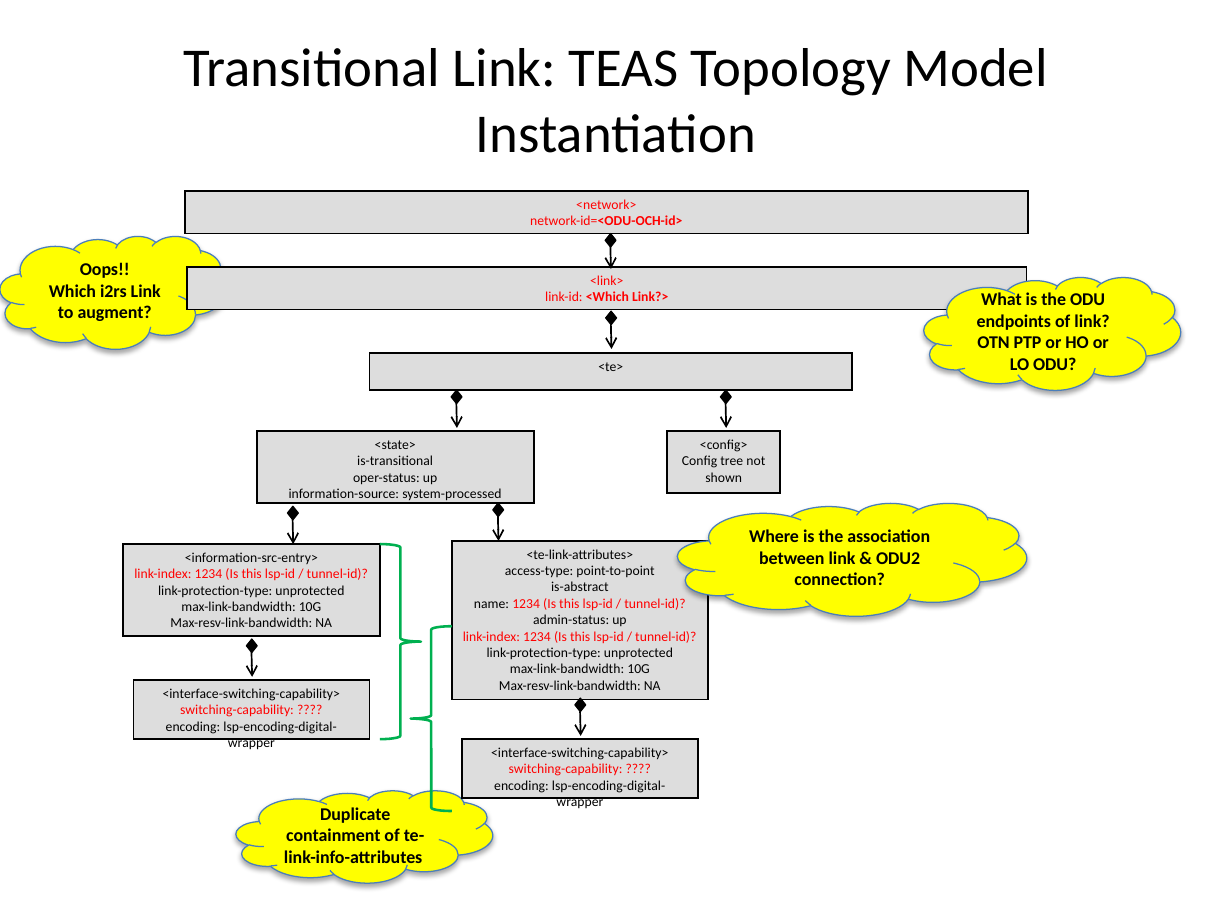
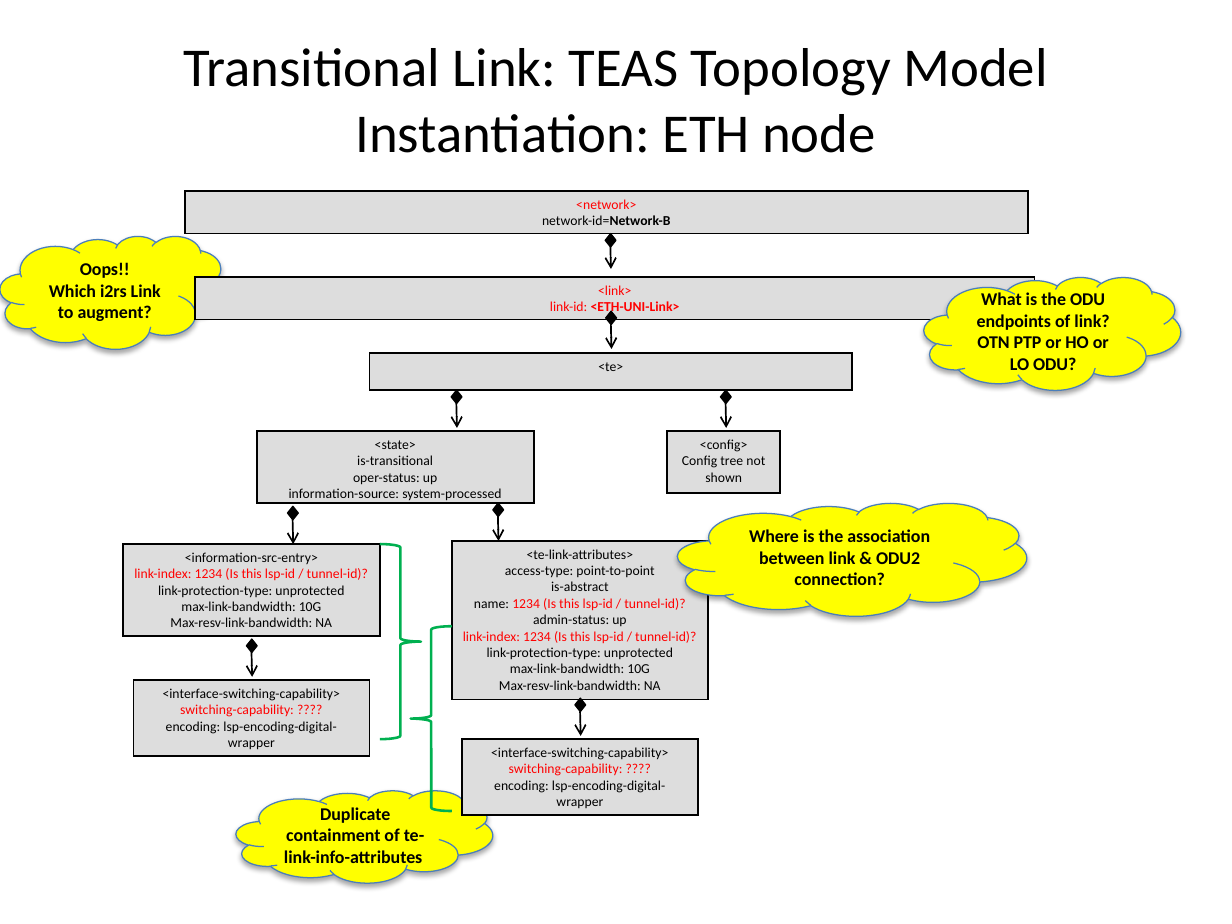
Before and after one commit to TransportModels/IETF-Transport-Modeling, a slide deck: slide 15 of Transport-UseCases/UC#2_P2P_SingleProvider_MultiLayerTopology.pptx (slide 7 before the commit). Drawn at 1232x924 pixels with LibreOffice and Linux fonts; fonts in the diff are those of the drawing. Boxes give left, top, right and bottom in pixels: in the first picture for what was removed or moved away, otherwise in the second. Text is boxed around its words. In the diff, an @@ line names an element or a change of style, - is before the commit and + after.

```diff
--- a/Transport-UseCases/UC#2_P2P_SingleProvider_MultiLayerTopology.pptx
+++ b/Transport-UseCases/UC#2_P2P_SingleProvider_MultiLayerTopology.pptx
@@ title at (183,48,1047,153): text changed @@
-Transitional Link: TEAS Topology Model Instantiation
+Transitional Link: TEAS Topology Model Instantiation: ETH node
@@ text in rectangle at (542,215,671,225): text changed; text colour #FF0000 to #000000; bold off @@
-network-id=<ODU-OCH-id>
+network-id=Network-B
@@ rectangle "<link>": place and size @@
-rectangle "<link>" at (187,267,1026,310)
+rectangle "<link>" at (195,277,1034,320)
@@ text in rectangle at (550,301,680,316): text changed @@
-link-id: <Which Link?>
+link-id: <ETH-UNI-Link>
@@ rectangle "<interface-switching-capability>": place and size @@
-rectangle "<interface-switching-capability>" at (133,680,370,739)
+rectangle "<interface-switching-capability>" at (133,680,370,755)
@@ rectangle "<interface-switching-capability>": place and size @@
-rectangle "<interface-switching-capability>" at (462,739,699,798)
+rectangle "<interface-switching-capability>" at (462,739,699,814)
```
Also in this commit, not shown: 4 other slides changed, 11 slides added, 1 slide removed.
